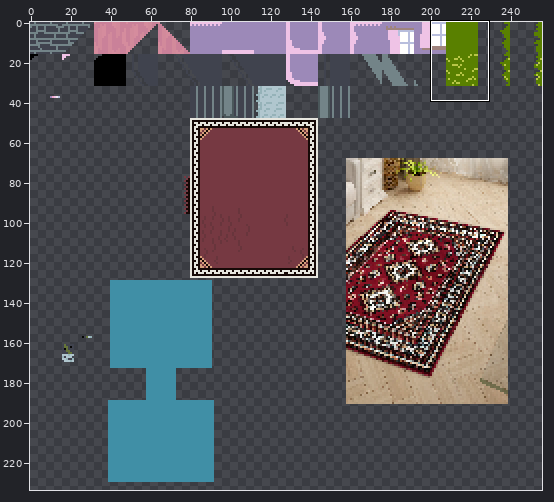
Edited in one commit: sprite sheet (assets/tiles/tilebg.png). The first picture is a wide view before the edit; the outline marks the close-up.
Close-up. Before the edit:
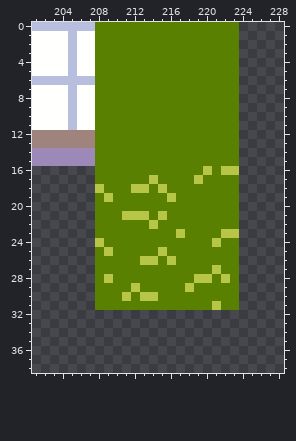
The file is 256x256 pixels. Shown: x 201..228, y 0..38. The wide view leaves out empty margins.
After the commit:
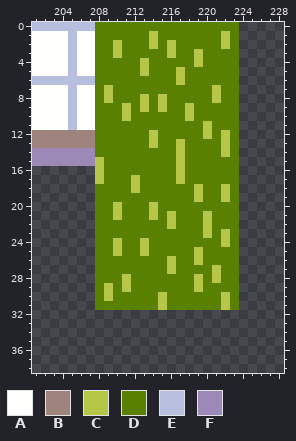
Palette (. is transparent): A #fffffe  B #9f847d  C #b8c648  D #598000  E #b8bedd  F #9c89b8
Edits made:
y 1: x 214 D -> C; x 222 D -> C
y 2: x 210 D -> C; x 214 D -> C; x 216 D -> C; x 222 D -> C
y 3: x 210 D -> C; x 216 D -> C; x 219 D -> C
y 4: x 213 D -> C; x 219 D -> C
y 5: x 213 D -> C; x 217 D -> C
y 6: x 217 D -> C
y 7: x 209 D -> C; x 221 D -> C
y 8: x 209 D -> C; x 213 D -> C; x 215 D -> C; x 221 D -> C
y 9: x 211 D -> C; x 213 D -> C; x 215 D -> C; x 218 D -> C
y 10: x 211 D -> C; x 218 D -> C
y 11: x 220 D -> C
y 12: x 214 D -> C; x 220 D -> C; x 222 D -> C
y 13: x 214 D -> C; x 217 D -> C; x 222 D -> C
y 14: x 217 D -> C; x 222 D -> C
y 15: x 208 D -> C; x 217 D -> C
y 16: x 208 D -> C; x 217 D -> C; x 220 C -> D; x 222..223 CC -> DD
y 17: x 208 D -> C; x 212 D -> C; x 214 C -> D; x 217 D -> C; x 219 C -> D
y 18: x 208 C -> D; x 213 C -> D; x 215 C -> D; x 219 D -> C; x 222 D -> C
y 19: x 209 C -> D; x 216 C -> D; x 219 D -> C; x 222 D -> C
y 20: x 210 D -> C; x 214 D -> C
y 21: x 210..216 DCCCDCD -> CDDDCDC; x 220 D -> C
y 22: x 214 C -> D; x 216 D -> C; x 220 D -> C
y 23: x 217 C -> D; x 220 D -> C; x 223 C -> D
y 24: x 208 C -> D; x 210 D -> C; x 213 D -> C; x 221..222 CD -> DC
y 25: x 209..210 CD -> DC; x 213 D -> C; x 215 C -> D; x 219 D -> C
y 26: x 213..214 CC -> DD; x 219 D -> C
y 27: x 216 D -> C
y 28: x 209 C -> D; x 211 D -> C; x 220..222 CDC -> DCD
y 29: x 209 D -> C; x 211..212 DC -> CD; x 218..219 CD -> DC
y 30: x 209 D -> C; x 211 C -> D; x 213..215 CCD -> DDC; x 222 D -> C
y 31: x 215 D -> C; x 221..222 CD -> DC
Where, in picture pixels (left, top, right, bottom), the same in both close-ups:
changed: (95, 31, 239, 310)
